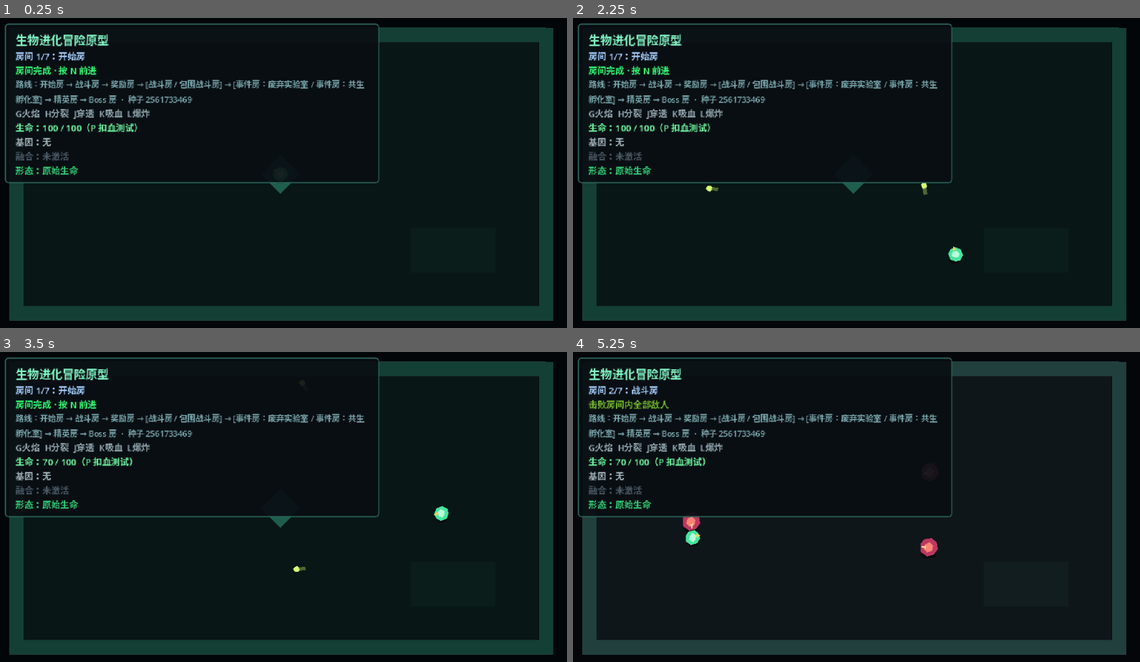
Above: before the commit, frames 1-4 (two rows, left to right).
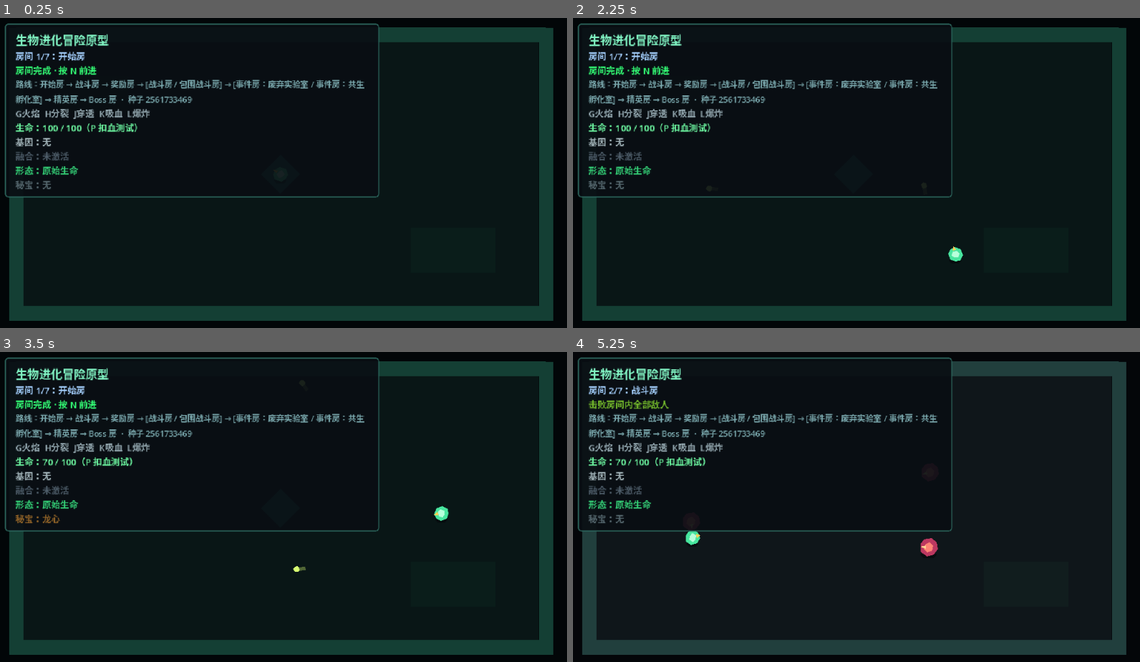
Above: after the commit, the same moments.

Repository: LIJUNCAN1/-Roguelike
Game: Godot game, scene res://scenes/main/main.tscn
The game is run twice, just before and just after one commit, with the same random seed, the same clock (stepped at 60 frames per second) and the same inputs.
Inputs (mouse positions are in pixels of both pictures, inside the frame that each line leads up to):
- Up to frame 1 (0.25 s): no input
- Up to frame 2 (2.25 s): tap Enter at 0.5 s; move the mouse to (981, 157) at 0.52 s; press the mouse at (981, 157) at 0.53 s; hold D (move_right) 0.53-1.28 s; tap B (toggle_dragon_heart, bound only after the commit) at 0.8, 1.35 s; move the mouse to (737, 191) at 1.27 s; release the mouse at (737, 191) at 1.28 s; hold S (move_down) 1.28-2.03 s; click (737, 191) at 1.55 s; move the mouse to (913, 101) at 2.02 s; press the mouse at (913, 101) at 2.03 s; hold D (move_right) from 2.03 s (still down)
- Up to frame 3 (3.5 s): tap B (toggle_dragon_heart, bound only after the commit) at 2.3 s; move the mouse to (249, 572) at 2.77 s; release D (move_right) at 2.78 s; release the mouse at (249, 572) at 2.78 s; hold W (move_up) from 2.78 s (still down); tap P (damage_test_player) at 2.85 s; click (249, 572) at 3.05 s
- Up to frame 4 (5.25 s): move the mouse to (1026, 556) at 3.52 s; release W (move_up) at 3.53 s; hold N (next_room) 3.53-4.28 s; hold A (move_left) 3.53-5.03 s; tap B (toggle_dragon_heart, bound only after the commit) at 3.8 s; tap R (restart_run) at 4.15 s; move the mouse to (680, 460) at 4.27 s; tap 1 (reward_choice_1) at 4.35 s; click (680, 460) at 4.55 s; move the mouse to (884, 507) at 5.02 s; hold S (move_down) from 5.03 s (still down); hold 2 (reward_choice_2) from 5.03 s (still down)

The runs differ from the first frame. In frame 1, 0.8% of the frame differs, in the area x 0-67%, y 52-58%; in frame 2, 0.9%; in frame 3, 0.9%; in frame 4, 0.9%.

Commit message:
feat: add data-driven relic system

Diff:
--- /dev/null
+++ b/data/relics/dragon_heart.tres
@@ -0,0 +1,19 @@
+[gd_resource type="Resource" script_class="RelicData" load_steps=4 format=3]
+
+[ext_resource type="Script" path="res://scripts/relics/relic_data.gd" id="1_relic"]
+[ext_resource type="Script" path="res://scripts/relics/relic_effect.gd" id="2_effect"]
+[ext_resource type="Script" path="res://scripts/relics/tagged_projectile_stat_relic_effect.gd" id="3_fire"]
+
+[sub_resource type="Resource" id="FireRelicEffect"]
+script = ExtResource("3_fire")
+required_tag = &"fire"
+damage_multiplier = 1.25
+radius_multiplier = 1.15
+speed_multiplier = 1.0
+
+[resource]
+script = ExtResource("1_relic")
+id = &"dragon_heart"
+display_name = "龙心"
+description = "火焰攻击伤害提高 25%，体积提高 15%。"
+effects = Array[ExtResource("2_effect")]([SubResource("FireRelicEffect")])
--- a/project.godot
+++ b/project.godot
@@ -95,6 +95,10 @@
 "deadzone": 0.2,
 "events": [Object(InputEventKey,"physical_keycode":82)]
 }
+toggle_dragon_heart={
+"deadzone": 0.2,
+"events": [Object(InputEventKey,"physical_keycode":66)]
+}
 
 [physics]
 
--- a/scenes/main/main.tscn
+++ b/scenes/main/main.tscn
@@ -12,6 +12,8 @@
 [ext_resource type="PackedScene" path="res://scenes/rooms/route_exit_selector.tscn" id="10_route_exit"]
 [ext_resource type="PackedScene" path="res://scenes/ui/run_result_panel.tscn" id="11_result_panel"]
 [ext_resource type="Script" path="res://scripts/run/run_flow_controller.gd" id="12_run_flow"]
+[ext_resource type="Script" path="res://scripts/relics/relic_test_harness.gd" id="13_relic_test"]
+[ext_resource type="Resource" path="res://data/relics/dragon_heart.tres" id="14_dragon_heart"]
 
 [sub_resource type="StyleBoxFlat" id="StyleBoxFlat_panel"]
 bg_color = Color(0.035, 0.055, 0.075, 0.92)
@@ -43,6 +45,12 @@
 evolution_status_label_path = NodePath("../Interface/StagePanel/MarginContainer/Labels/EvolutionStatus")
 health_label_path = NodePath("../Interface/StagePanel/MarginContainer/Labels/HealthStatus")
 
+[node name="RelicTestHarness" type="Node" parent="."]
+script = ExtResource("13_relic_test")
+dragon_heart = ExtResource("14_dragon_heart")
+relic_manager_path = NodePath("../World/Player/RelicManager")
+status_label_path = NodePath("../Interface/StagePanel/MarginContainer/Labels/RelicStatus")
+
 [node name="World" type="Node2D" parent="."]
 
 [node name="RoomContainer" type="Node2D" parent="World"]
@@ -61,7 +69,7 @@
 offset_left = 12.0
 offset_top = 12.0
 offset_right = 430.0
-offset_bottom = 188.0
+offset_bottom = 204.0
 theme_override_styles/panel = SubResource("StyleBoxFlat_panel")
 
 [node name="MarginContainer" type="MarginContainer" parent="Interface/StagePanel"]
@@ -118,6 +126,11 @@
 theme_override_font_sizes/font_size = 10
 text = "形态：原始生命"
 
+[node name="RelicStatus" type="Label" parent="Interface/StagePanel/MarginContainer/Labels"]
+theme_override_colors/font_color = Color(0.58, 0.64, 0.66, 1)
+theme_override_font_sizes/font_size = 10
+text = "秘宝：无"
+
 [node name="RoomManager" type="Node" parent="."]
 script = ExtResource("8_room_manager")
 random_route_data = ExtResource("9_route")
--- a/scenes/player/player.tscn
+++ b/scenes/player/player.tscn
@@ -16,6 +16,7 @@
 [ext_resource type="Resource" path="res://data/evolutions/base_life.tres" id="14_base_life"]
 [ext_resource type="Resource" path="res://data/evolutions/fire_life.tres" id="15_fire_life"]
 [ext_resource type="Resource" path="res://data/evolutions/fire_dragon.tres" id="16_fire_dragon"]
+[ext_resource type="Script" path="res://scripts/relics/relic_manager.gd" id="17_relic_manager"]
 
 [sub_resource type="CircleShape2D" id="CircleShape2D_player"]
 radius = 7.0
@@ -48,9 +49,12 @@
 base_evolution = ExtResource("14_base_life")
 evolutions = Array[ExtResource("13_evolution_data")]([ExtResource("15_fire_life"), ExtResource("16_fire_dragon")])
 
+[node name="RelicManager" type="Node" parent="."]
+script = ExtResource("17_relic_manager")
+
 [node name="AttackModifierStack" type="Node" parent="."]
 script = ExtResource("9_modifier_stack")
-modifier_paths = Array[NodePath]([NodePath("../GeneManager"), NodePath("../FusionManager"), NodePath("../EvolutionSystem")])
+modifier_paths = Array[NodePath]([NodePath("../GeneManager"), NodePath("../FusionManager"), NodePath("../EvolutionSystem"), NodePath("../RelicManager")])
 
 [node name="WeaponComponent" type="Node" parent="."]
 script = ExtResource("4_weapon_component")
--- /dev/null
+++ b/scripts/relics/relic_data.gd
@@ -0,0 +1,7 @@
+class_name RelicData
+extends Resource
+
+@export var id: StringName
+@export var display_name: String
+@export_multiline var description: String
+@export var effects: Array[RelicEffect] = []
--- /dev/null
+++ b/scripts/relics/relic_effect.gd
@@ -0,0 +1,6 @@
+class_name RelicEffect
+extends Resource
+
+
+func apply(_attack_context: AttackContext) -> void:
+	pass
--- /dev/null
+++ b/scripts/relics/relic_manager.gd
@@ -0,0 +1,57 @@
+class_name RelicManager
+extends Node
+
+signal relics_changed
+
+@export var starting_relics: Array[RelicData] = []
+
+var active_relics: Array[RelicData] = []
+
+
+func _ready() -> void:
+	for relic in starting_relics:
+		add_relic(relic)
+
+
+func add_relic(relic: RelicData) -> bool:
+	if relic == null or relic.id.is_empty() or has_relic(relic.id):
+		return false
+	active_relics.append(relic)
+	relics_changed.emit()
+	return true
+
+
+func remove_relic(relic_id: StringName) -> bool:
+	for index in active_relics.size():
+		if active_relics[index].id == relic_id:
+			active_relics.remove_at(index)
+			relics_changed.emit()
+			return true
+	return false
+
+
+func clear_relics() -> void:
+	if active_relics.is_empty():
+		return
+	active_relics.clear()
+	relics_changed.emit()
+
+
+func has_relic(relic_id: StringName) -> bool:
+	for relic in active_relics:
+		if relic.id == relic_id:
+			return true
+	return false
+
+
+func get_active_relics() -> Array[RelicData]:
+	var relics_copy: Array[RelicData] = []
+	relics_copy.assign(active_relics)
+	return relics_copy
+
+
+func modify_attack(attack_context: AttackContext) -> void:
+	for relic in active_relics:
+		for effect in relic.effects:
+			if effect != null:
+				effect.apply(attack_context)
--- /dev/null
+++ b/scripts/relics/relic_test_harness.gd
@@ -0,0 +1,41 @@
+extends Node
+
+@export var dragon_heart: RelicData
+@export_node_path("Node") var relic_manager_path: NodePath
+@export_node_path("Label") var status_label_path: NodePath
+
+@onready var relic_manager: RelicManager = get_node(
+	relic_manager_path
+) as RelicManager
+@onready var status_label: Label = get_node(
+	status_label_path
+) as Label
+
+
+func _ready() -> void:
+	relic_manager.relics_changed.connect(_update_status)
+	_update_status()
+
+
+func _unhandled_input(event: InputEvent) -> void:
+	if not event.is_action_pressed("toggle_dragon_heart"):
+		return
+	if relic_manager.has_relic(dragon_heart.id):
+		relic_manager.remove_relic(dragon_heart.id)
+	else:
+		relic_manager.add_relic(dragon_heart)
+	get_viewport().set_input_as_handled()
+
+
+func _update_status() -> void:
+	var relics := relic_manager.get_active_relics()
+	if relics.is_empty():
+		status_label.text = "秘宝：无"
+		status_label.modulate = Color(0.58, 0.64, 0.66, 1.0)
+		return
+
+	var names := PackedStringArray()
+	for relic in relics:
+		names.append(relic.display_name)
+	status_label.text = "秘宝：%s" % " + ".join(names)
+	status_label.modulate = Color(1.0, 0.62, 0.24, 1.0)
--- /dev/null
+++ b/scripts/relics/tagged_projectile_stat_relic_effect.gd
@@ -0,0 +1,23 @@
+class_name TaggedProjectileStatRelicEffect
+extends RelicEffect
+
+@export var required_tag: StringName
+@export_range(0.0, 100.0, 0.05, "or_greater")
+var damage_multiplier: float = 1.0
+@export_range(0.1, 20.0, 0.05, "or_greater")
+var radius_multiplier: float = 1.0
+@export_range(0.0, 100.0, 0.05, "or_greater")
+var speed_multiplier: float = 1.0
+
+
+func apply(attack_context: AttackContext) -> void:
+	if (
+		attack_context == null
+		or attack_context.projectile_data == null
+		or not attack_context.has_tag(required_tag)
+	):
+		return
+
+	attack_context.projectile_data.damage *= damage_multiplier
+	attack_context.projectile_data.radius *= radius_multiplier
+	attack_context.projectile_data.speed *= speed_multiplier
--- a/scripts/run/run_flow_controller.gd
+++ b/scripts/run/run_flow_controller.gd
@@ -18,6 +18,9 @@
 @onready var gene_manager: GeneManager = player.get_node(
 	"GeneManager"
 ) as GeneManager
+@onready var relic_manager: RelicManager = player.get_node(
+	"RelicManager"
+) as RelicManager
 @onready var result_panel: RunResultPanel = get_node(
 	result_panel_path
 ) as RunResultPanel
@@ -44,6 +47,7 @@
 
 	get_tree().paused = false
 	gene_manager.clear_genes()
+	relic_manager.clear_relics()
 	player.set_physics_process(true)
 	player.visible = true
 
--- /dev/null
+++ b/tests/relic_system_smoke_test.gd
@@ -0,0 +1,84 @@
+extends SceneTree
+
+
+func _init() -> void:
+	call_deferred("_run")
+
+
+func _run() -> void:
+	var main_scene := load("res://scenes/main/main.tscn") as PackedScene
+	var main := main_scene.instantiate()
+	root.add_child(main)
+	await physics_frame
+
+	var player := main.get_node("World/Player") as CharacterBody2D
+	var gene_manager := player.get_node("GeneManager") as GeneManager
+	var relic_manager := player.get_node("RelicManager") as RelicManager
+	var relic_status := main.get_node(
+		"Interface/StagePanel/MarginContainer/Labels/RelicStatus"
+	) as Label
+	var dragon_heart := load(
+		"res://data/relics/dragon_heart.tres"
+	) as RelicData
+	var fire_gene := load(
+		"res://data/genes/fire_gene.tres"
+	) as GeneData
+
+	if not relic_manager.add_relic(dragon_heart):
+		push_error("Dragon Heart could not be added.")
+		quit(1)
+		return
+
+	var base_context := _create_attack_context()
+	relic_manager.modify_attack(base_context)
+	if not is_equal_approx(base_context.projectile_data.damage, 10.0):
+		push_error("Dragon Heart modified a non-fire attack.")
+		quit(1)
+		return
+
+	gene_manager.add_gene(fire_gene)
+	var fire_context := _create_attack_context()
+	var modifier_stack := player.get_node(
+		"AttackModifierStack"
+	) as AttackModifierStack
+	modifier_stack.modify_attack(fire_context)
+	if (
+		not fire_context.has_tag(&"fire")
+		or not is_equal_approx(
+			fire_context.projectile_data.damage,
+			18.75
+		)
+	):
+		push_error("Dragon Heart did not strengthen the fire route.")
+		quit(1)
+		return
+
+	if not relic_status.text.contains("龙心"):
+		push_error("Relic status UI did not update.")
+		quit(1)
+		return
+
+	relic_manager.remove_relic(&"dragon_heart")
+	var fire_without_relic := _create_attack_context()
+	modifier_stack.modify_attack(fire_without_relic)
+	if not is_equal_approx(
+		fire_without_relic.projectile_data.damage,
+		15.0
+	):
+		push_error("Removing Dragon Heart did not restore fire damage.")
+		quit(1)
+		return
+
+	print("Relic system smoke test passed.")
+	quit()
+
+
+func _create_attack_context() -> AttackContext:
+	var weapon_data := load(
+		"res://data/weapons/basic_weapon.tres"
+	) as WeaponData
+	return AttackContext.new(
+		weapon_data.projectile_scene,
+		weapon_data.projectile_data,
+		Vector2.RIGHT
+	)
--- a/tests/run_loop_smoke_test.gd
+++ b/tests/run_loop_smoke_test.gd
@@ -22,9 +22,13 @@
 	var player := main.get_node("World/Player") as Node2D
 	var health := player.get_node("HealthComponent") as HealthComponent
 	var gene_manager := player.get_node("GeneManager") as GeneManager
+	var relic_manager := player.get_node("RelicManager") as RelicManager
 
 	gene_manager.add_gene(
 		load("res://data/genes/fire_gene.tres") as GeneData
+	)
+	relic_manager.add_relic(
+		load("res://data/relics/dragon_heart.tres") as RelicData
 	)
 	health.take_damage(health.current_health)
 	if (
@@ -52,6 +56,7 @@
 		or health.is_dead
 		or not is_equal_approx(health.current_health, health.max_health)
 		or not gene_manager.get_active_genes().is_empty()
+		or not relic_manager.get_active_relics().is_empty()
 		or room_manager.current_room_index != 0
 		or room_manager.current_route_seed != 123456
 	):
Not shown: 1 places in scenes/main/main.tscn that only renumber resources
Not shown: 1 places in scenes/player/player.tscn that only renumber resources
Not shown, added: scripts/relics/relic_data.gd.uid
Not shown, added: scripts/relics/relic_effect.gd.uid
Not shown, added: scripts/relics/relic_manager.gd.uid
Not shown, added: scripts/relics/relic_test_harness.gd.uid
Not shown, added: scripts/relics/tagged_projectile_stat_relic_effect.gd.uid
Not shown, added: tests/relic_system_smoke_test.gd.uid
Not shown, changed: README.md
